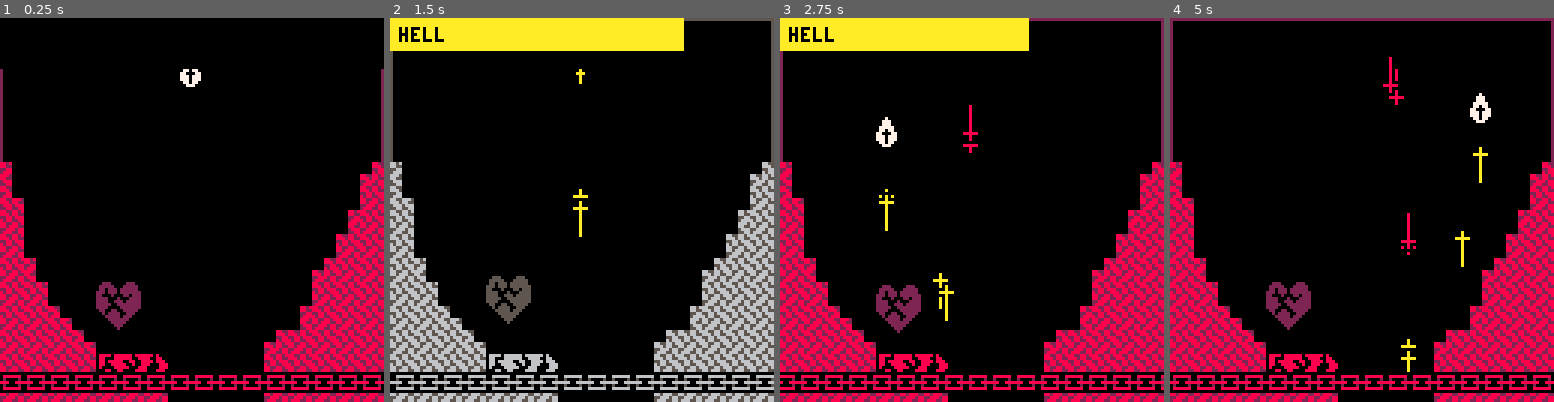
Above: before the commit, frames 1-4 (left to right).
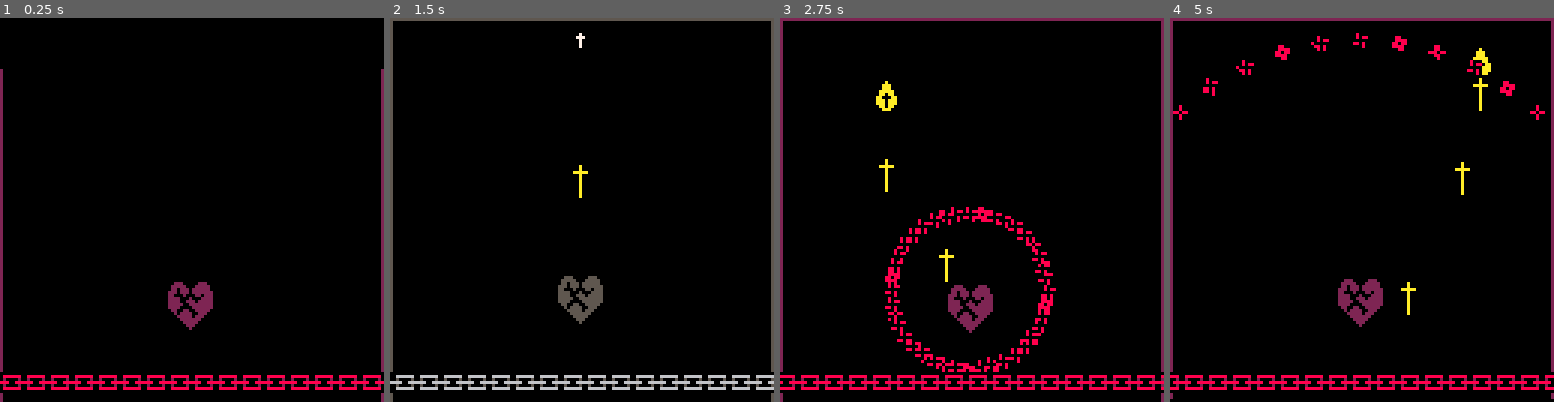
Above: after the commit, the same moments.

Repository: alxgnon/pico-8
Game: PICO-8 cartridge hell.p8
Same seed, same stepped clock (60 frames per second), same inputs: the game is played once before the commit and once after it.
Inputs:
- Up to frame 1 (0.25 s): no input
- Up to frame 2 (1.5 s): tap O (Z key) at 0.33, 0.7, 1.43 s; tap X (X key) at 1.07 s
- Up to frame 3 (2.75 s): hold Left 1.97-2.37 s; tap X (X key) at 2.07, 2.4, 2.73 s; tap O (Z key) at 2.22 s; hold Down from 2.42 s (still down)
- Up to frame 4 (5 s): release Down at 2.82 s; hold Right 2.87-3.53 s; tap X (X key) every 0.33 s from 3.07 to 4.73 s; tap O (Z key) at 3.1, 3.98, 4.87 s; hold Up 3.58-4.08 s; hold Right 4.13-4.53 s; hold Down from 4.58 s (still down)

The runs differ from the first frame. In frame 1, 19% of the frame differs, in the area x 0-100%, y 13-100%; in frame 2, 26%; in frame 3, 27%, in the area x 0-100%, y 0-100%; in frame 4, 23%.

Commit message:
hell: many tweaks

Diff:
--- a/hell.p8
+++ b/hell.p8
@@ -7,24 +7,9 @@
 gfx =
 { jesus = 001
 , totem = 007
-, ball = 009
-, ring = 017
+, ring = 018
 , heart = 012
 }
-
--- roman
-roman =
-{"","i","ii","iii","iv","v"
-,"vi","vii","viii","ix"}
-
-function romanize(n)
-	if (n == 1) return "hell"
-	local str = roman[n%10]
-	for i=1,n/10 do
-		str = "x"..str
-	end
-	return str
-end
 
 function pallergy(a, x,y)
 	if pget(x,y) == 8 then
@@ -79,13 +64,12 @@
 end
 
 function draw_jesus(a)
-	if a.powerup then
-		a.powerup = false
-		pal(7, 10)
+	if a.power < 21 then
+		pal(10, 9)
 	end
 	a.aura:draw()
 	if a.four then
-		spr(018,a.x,a.y)
+		spr(017,a.x,a.y)
 	else
 		spr(a.f,a.x,a.y)
 	end
@@ -146,12 +130,19 @@
 
 		for b in all(gamestate.totems) do
 			if a.y > b.y and
+					a.y < b.y + 8 and
 					a.x >= b.x-3 and
 					a.x < b.x + 12 then
 				del(gamestate.blades, a)
 				b.hp -= 1
 				sfx(3)
 				shake(b, 8, 3)
+				local x, y = a.x, a.y
+				if b.f == gfx.heart then
+					for d=-1,1,0.025 do
+						add(gamestate.rings,{x=x,y=y,ng=d})
+					end
+				end
 
 				if b.hp <= 0 then
 					sfx(4)
@@ -161,17 +152,10 @@
 					gamestate.jc.power += 66
 
 					if b.f == gfx.heart then
-						local x, y = a.x, a.y
-						add(gamestate.balls,_ball(x-4,y+2))
-						add(gamestate.balls,_ball(x,y))
-						add(gamestate.balls,_ball(x+4,y))
-						add(gamestate.balls,_ball(x+8,y+2))
-
-						for d=-1,1,0.02 do
+						for d=-1,1,0.015 do
 							add(gamestate.rings,{x=x,y=y,ng=d})
 						end
 					else
-						local x, y = a.x, a.y
 						for d=-1,1,0.04 do
 							add(gamestate.rings,{x=x,y=y,ng=d})
 						end
@@ -194,8 +178,6 @@
 		if a.y > 112 and
 				not gamestate.chain.dt then
 			del(gamestate.blades, a)
-			add(gamestate.balls, _ball(a.x,a.y))
-			sfx(1)
 		end
 	end
 
@@ -259,14 +241,18 @@
 		a.t += 1
 
 		if a.awake then
-			a.y = a.oy + sin(a.t * 0.024) * 2.9
-			if a.t % 12 == 0 then
+			if a.t % 48 < 27 then
 				local b = {x=a.x+6,y=a.y}
 				local jc = gamestate.jc
-				b.ng = atan2(jc.x-b.x,jc.y-b.y)
+				b.ng = atan2(jc.x-b.x,jc.y-b.y)+sin(gt/76)*0.02
 				add(gamestate.rings, b)
-				add(gamestate.rings, {x=b.x,y=b.y,ng=b.ng-0.1})
-				add(gamestate.rings, {x=b.x,y=b.y,ng=b.ng+0.1})
+			end
+			if a.t % 57 == 0 then
+				local b = {x=a.x+6,y=a.y}
+				add(gamestate.rings, {x=b.x,y=b.y,ng=0.15})
+				add(gamestate.rings, {x=b.x,y=b.y,ng=0.2})
+				add(gamestate.rings, {x=b.x,y=b.y,ng=0.3})
+				add(gamestate.rings, {x=b.x,y=b.y,ng=0.35})
 			end
 		end
 
@@ -292,26 +278,6 @@
 	}
 end
 
-function _ball(x,y)
-	return
-	{ x=x,y=y
-	, dy = -4
-
-	, move =
-	function(a)
-		a.y += a.dy
-		if a.y < -16 then
-			del(gamestate.balls, a)
-		end
-	end
-
-	, draw =
-	function(a)
-		spr(gfx.ball,a.x,a.y,1,2)
-	end
-	}
-end
-
 function _chain()
 	return
 	{ x = 0
@@ -349,9 +315,8 @@
 	, y = n % 4 * 16
 	, fadein = 144 }
 
-	lvl.jc = jesus(60,16)
+	lvl.jc = jesus(60,4)
 	lvl.blades = {}
-	lvl.balls = {}
 
 	lvl.totems = {}
 	lvl.rings = {}
@@ -407,10 +372,6 @@
 			a:move()
 		end
 
-		for a in all(self.balls) do
-			a:move()
-		end
-
 		for a in all(lvl.totems) do
 			a:move()
 		end
@@ -418,6 +379,7 @@
 		for a in all(lvl.rings) do
 			a.x += cos(a.ng)
 			a.y += sin(a.ng)
+			a.t = (a.t or rnd(4)) + 1
 		end
 
 		for a in all(lvl.beams) do
@@ -435,15 +397,11 @@
 		palette()
 
 		rect(0,0,127,180,2)
-		if self.jc.power > 0 then
-			rectfill(0,0,self.jc.power,10,10)
-		end
 
 		for a in all(lvl.beams) do
 			a:draw()
 		end
 
-		print(romanize(lvl.n+1),3,3,0)
 		self.jc:draw()
 		map(self.x,self.y,0,0,16,16,1)
 
@@ -451,16 +409,13 @@
 			self.blades[i]:draw()
 		end
 
-		for i=#self.balls,1,-1 do
-			self.balls[i]:draw()
-		end
-
 		for a in all(lvl.totems) do
 			a:draw()
 		end
 
 		for a in all(lvl.rings) do
-			spr(gfx.ring,a.x,a.y)
+			local off = (a.t/ 3) % 4
+			spr(gfx.ring + off,a.x,a.y)
 		end
 
 		if self.chain then
@@ -529,22 +484,18 @@
 	if not btn"5" then
 		a.five = false
 	elseif not a.five and btn"5" then
-		if (a.power < 1) return
 		a.five = true
 		add(gamestate.blades,
 		_blade(a.x,a.y))
 		sfx(2)
 		a.st = 0
-		a.power -= 16
 	else
-		if (a.power < 1) return
-		if a.st % 6 == 0 then
+		if a.st % 6 == 3 then
 			add(gamestate.blades,
 			_blade(a.x,a.y))
 		sfx(5)
-		end
-		a.st += 1
-		a.power -= 2
+ 		a.st += 1
+		end
 	end
 end
 
@@ -765,39 +716,8 @@
 
 
 
-…(31 lines of a section not shown)…
 __gff__
-0000000000000002000002000200000000000000000000000000000000000000000000000000000000000000000000000000000000000000000000000000000001010101010000000000000000000000010101000000000000000000000000000000000000000000000000000000000000000000000000000000000000000000
+0000000000000002000002000200000000000000000000000000000000000000000000000000000000000000000000000000000000000000000000000000000000000000000000000000000000000000000000000000000000000000000000000000000000000000000000000000000000000000000000000000000000000000
 0000000000000000000000000000000000000000000000000000000000000000000000000000000000000000000000000000000000000000000000000000000000000000000000000000000000000000000000000000000000000000000000000000000000000000000000000000000000000000000000000000000000000000
 __map__
 1010101010101010101010101010101010101010101010101010101010101010101010101010101010101010101010101010101010101010101010101010101010101010101010101010101010101010101010101010101010101010101010101010101010101010101010101010101010101010101010101010101010101010
@@ -806,16 +726,16 @@
 0000000000000000000000000000000000000000000000000000000000000000000000000000000000000000000000000000000000000000000000000000000000000000000000000000000000000000000000000000000000000000000000000000000000000000000000000000000000000000000000000000000000000000
 0000000000000000000000000000000000000000000000000000000000000000000000000000000000000000000000000000000000000000000000000000000000000000000000000000000000000000000000000000000000000000000000000000000000000000000000000000000000000000000000000000000000000000
 0000000000000000000000000000000000000000000000000000000000000000000000000000000000000000000000000000000000000000000000000000000000000000000000000000000000000000000000000000000000000000000000000000000000000000000000000000000000000000000000000000000000000000
-4200000000000000000000000000004300000000000000000000000000000000000000000000000000000000000000000000000000000000000000000000000000000000000000000000000000000000000000000000000000000000000000000000000000000000000000000000000000000000000000000000000000000000
-4100000000000000000000000000004000000000000000000000000000000000000000000000000000000000000000000000000000000000000000000000000000000000000000000000000000000000000000000000000000000000000000000000000000000000000000000000000000000000000000000000000000000000
-4000000000000000000000000000444000000000000000000000000000000000000000000000000000000000000000000000000000000000000000000000000000000000000000000000000000000000000000000000000000000000000000000000000000000000000000000000000000000000000000000000000000000000
-4000000000000000000000000000404000000000000000000000000000000000000000000000000000000000000000000000000000000000000000000000000000000000000000000000000000000000000000000000000000000000000000000000000000000000000000000000000000000000000000000000000000000000
-4042000000000000000000000043404000000000000000000000000000000000000000000000000000000000000000000000000000000000000000000000000000000000000000000000000000000000000000000000000000000000000000000000000000000000000000000000000000000000000000000000000000000000
-404000000c0d0000000000000040404000000000000000000000000000000000000000000000000000000000000000000000000000000000000000000000000000000000000000000000000000000000000000000000000000000000000000000000000000000000000000000000000000000000000000000000000000000000
-404041001c1d0000000000004440404000000000000000000000000000000000000000000000000000000000000000000000000000000000000000000000000000000000000000000000000000000000000000000000000000000000000000000000000000000000000000000000000000000000000000000000000000000000
-4040404100000000000000434040404000000000000000000000000000000000000000000000000000000000000000000000000000000000000000000000000000000000000000000000000000000000000000000000000000000000000000000000000000000000000000000000000000000000000000000000000000000000
-4040404052505100000000404040404000000000000000000000000000000000000000000000000000000000000000000000000000000000000000000000000000000000000000000000000000000000000000000000000000000000000000000000000000000000000000000000000000000000000000000000000000000000
-4040404040404000000000404040404000000000000000000000000000000000000000000000000000000000000000000000000000000000000000000000000000000000000000000000000000000000000000000000000000000000000000000000000000000000000000000000000000000000000000000000000000000000
+0000000000000000000000000000000000000000000000000000000000000000000000000000000000000000000000000000000000000000000000000000000000000000000000000000000000000000000000000000000000000000000000000000000000000000000000000000000000000000000000000000000000000000
+0000000000000000000000000000000000000000000000000000000000000000000000000000000000000000000000000000000000000000000000000000000000000000000000000000000000000000000000000000000000000000000000000000000000000000000000000000000000000000000000000000000000000000
+0000000000000000000000000000000000000000000000000000000000000000000000000000000000000000000000000000000000000000000000000000000000000000000000000000000000000000000000000000000000000000000000000000000000000000000000000000000000000000000000000000000000000000
+0000000000000000000000000000000000000000000000000000000000000000000000000000000000000000000000000000000000000000000000000000000000000000000000000000000000000000000000000000000000000000000000000000000000000000000000000000000000000000000000000000000000000000
+0000000000000000000000000000000000000000000000000000000000000000000000000000000000000000000000000000000000000000000000000000000000000000000000000000000000000000000000000000000000000000000000000000000000000000000000000000000000000000000000000000000000000000
+000000000000000c0d0000000000000000000000000000000000000000000000000000000000000000000000000000000000000000000000000000000000000000000000000000000000000000000000000000000000000000000000000000000000000000000000000000000000000000000000000000000000000000000000
+000000000000001c1d0000000000000000000000000000000000000000000000000000000000000000000000000000000000000000000000000000000000000000000000000000000000000000000000000000000000000000000000000000000000000000000000000000000000000000000000000000000000000000000000
+0000000000000000000000000000000000000000000000000000000000000000000000000000000000000000000000000000000000000000000000000000000000000000000000000000000000000000000000000000000000000000000000000000000000000000000000000000000000000000000000000000000000000000
+0000000000000000000000000000000000000000000000000000000000000000000000000000000000000000000000000000000000000000000000000000000000000000000000000000000000000000000000000000000000000000000000000000000000000000000000000000000000000000000000000000000000000000
+0000000000000000000000000000000000000000000000000000000000000000000000000000000000000000000000000000000000000000000000000000000000000000000000000000000000000000000000000000000000000000000000000000000000000000000000000000000000000000000000000000000000000000
 0000000000000000000000000000000000000000000000000000000000000000000000000000000000000000000000000000000000000000000000000000000000000000000000000000000000000000000000000000000000000000000000000000000000000000000000000000000000000000000000000000000000000000
 0000000000000000000000000000000000000000000000000000000000000000000000000000000000000000000000000000000000000000000000000000000000000000000000000000000000000000000000000000000000000000000000000000000000000000000000000000000000000000000000000000000000000000
 0000000000000000000000000000000000000000000000000000000000000000000000000000000000000000000000000000000000000000000000000000000000000000000000000000000000000000000000000000000000000000000000000000000000000000000000000000000000000000000000000000000000000000
Not shown, changed: 78 lines of the sprite sheet (__gfx__) section of hell.p8
